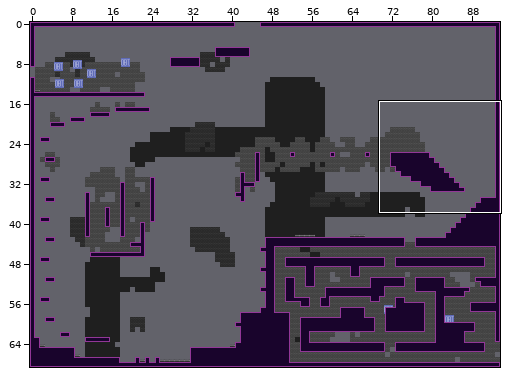
Level history. Tiled map: rooms/room_0.tmx. Above, an overview of the earlier version with the close-up marked.
Close-up. As it was:
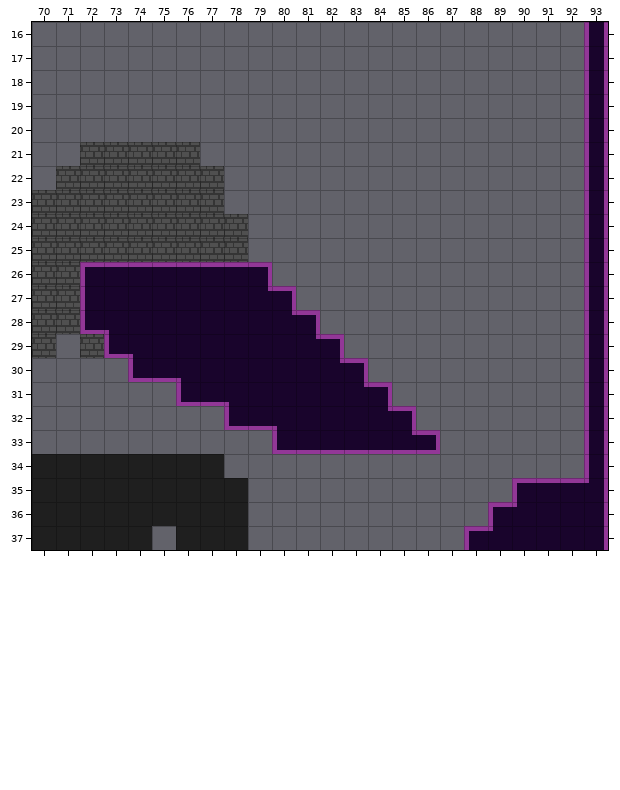
Cells are 16x16 px. Shown: x 70..93, y 16..37. The commit also changed other parts of the map, which this record leaves out.
After:
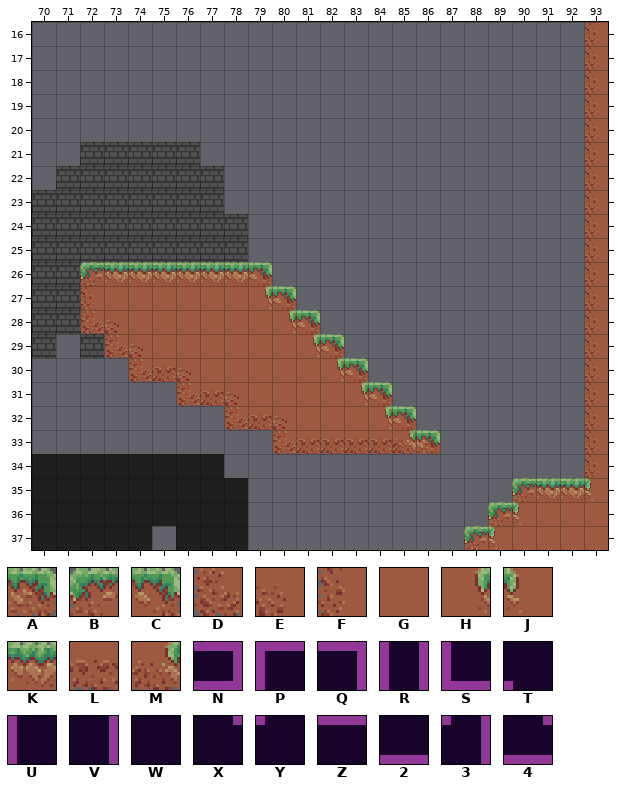
Key: from "Grass": A 5, B 7, C 8, D 16, E 19, F 22, G 24, H 27, J 28, K 31, L 32, M 50; from "tile_set_template": N 6, P 8, Q 9, R 13, S 18, T 22, U 25, V 26, W 27, X 31, Y 32, Z 35, 2 36, 3 44, 4 56.
_ is an empty cell.
Difference:
Layer "visuals/collideable":
y 16..25: x 93 R -> F
y 26: x 72..79 PZZZZZZQ -> BKKKKKKC; x 93 R -> F
y 27: x 72..80 UWWWWWWXQ -> FGGGGGGHC; x 93 R -> F
y 28: x 72..81 STWWWWWWXQ -> DEGGGGGGHC; x 93 R -> F
y 29: x 73..82 STWWWWWWXQ -> DEGGGGGGHC; x 93 R -> F
y 30: x 74..83 S2TWWWWWXQ -> DLEGGGGGHC; x 93 R -> F
y 31: x 76..84 S2TWWWWXQ -> DLEGGGGHC; x 93 R -> F
y 32: x 78..85 S2TWWWXQ -> DLEGGGHC; x 93 R -> F
y 33: x 80..86 S22224N -> DLLLLMA; x 93 R -> F
y 34: x 93 R -> F
y 35: x 90..93 PZZ3 -> BKKJ
y 36: x 89..93 PYWWV -> BJGGG
y 37: x 88..93 PYWWWV -> BJGGGG
Changed places in both close-ups, as pixel boxes (x1, y1, x2, y2):
changed: (464, 22, 608, 550)
changed: (80, 262, 440, 454)
